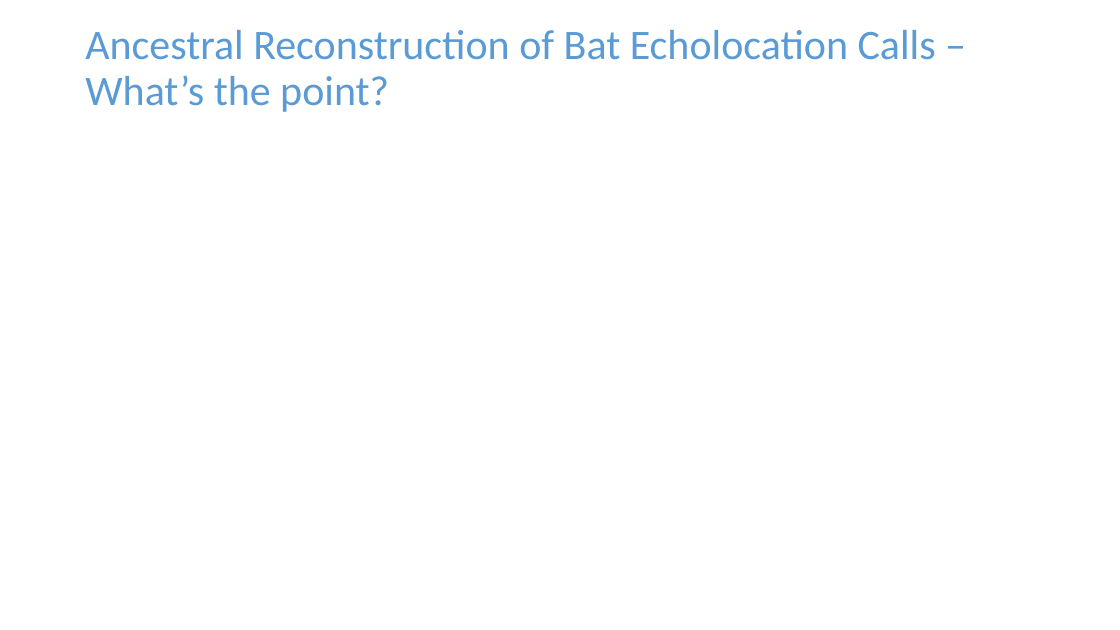
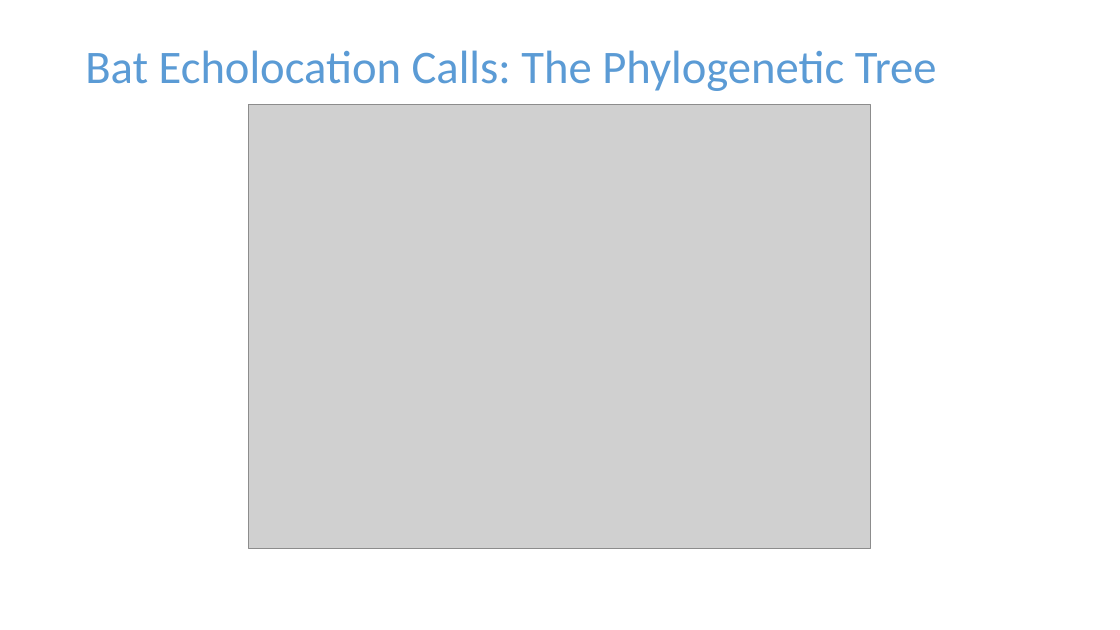
Before and after one commit to jpmeagher/SDS_Imperial, a slide deck: slide 13 of Presentation/Slides/Draft_0.pptx (slide 4 before the commit). Drawn at 1120x630 pixels with LibreOffice and Linux fonts; fonts in the diff are those of the drawing; grey boxes stand for pictures. Boxes give left, top, right and bottom in pixels: in the first picture for what was removed or moved away, otherwise in the second. Text is boxed around its words. In the diff, an @@ line names an element or a change of style, - is before the commit and + after.

```diff
--- a/Presentation/Slides/Draft_0.pptx
+++ b/Presentation/Slides/Draft_0.pptx
@@ title at (x1=85, y1=50, x2=937, y2=91): text changed; size 36 to 40 pt @@
-Ancestral Reconstruction of Bat Echolocation Calls – What’s the point?
+Bat Echolocation Calls: The Phylogenetic Tree
@@ picture added at (x1=249, y1=104, x2=870, y2=548) @@
```
Also in this commit, not shown: 1 other slide changed, 19 slides added, 3 slides removed, 2 other files.
